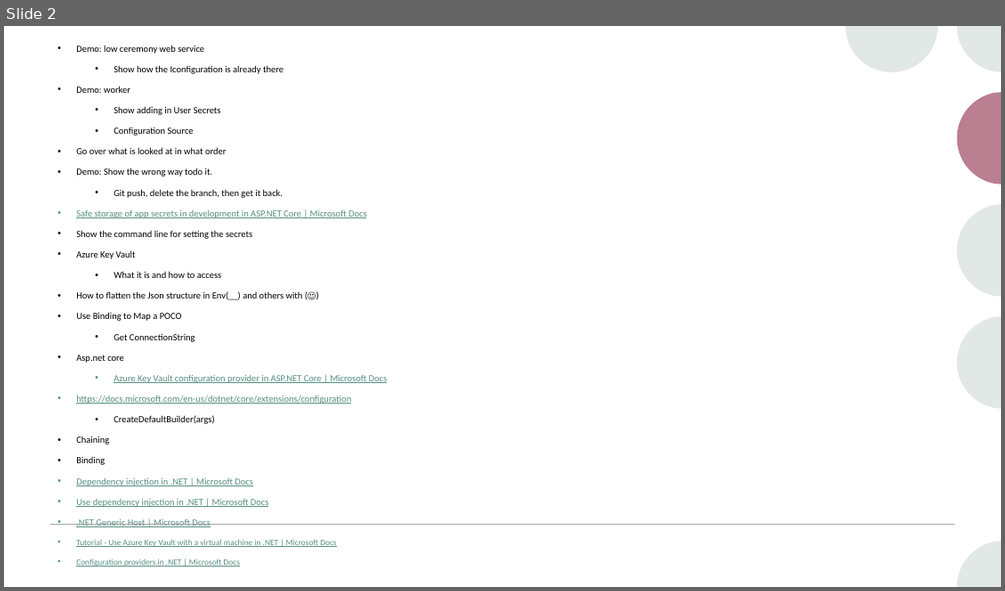
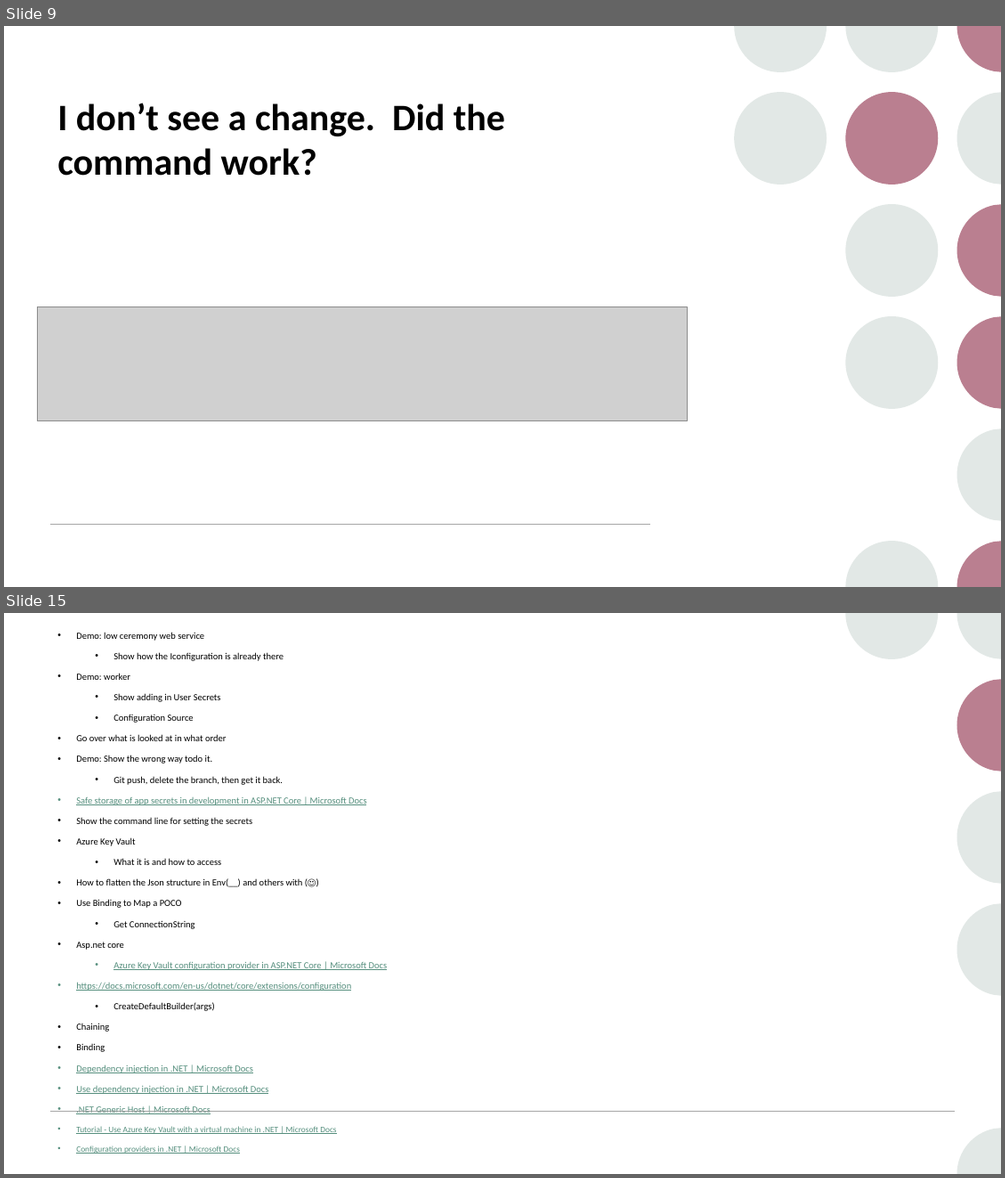
Before and after one commit to pulcher/stop-checking-in-secrets, a slide deck: stop-checking-in-secrets.pptx. Shown one above the other, each under a label of ours: slide 2 before the commit, slides 9 and 15 after it; the slides between them are not shown. The pictures are 1005x591 and 1005x1178 pixels, drawn with LibreOffice and Linux fonts; fonts in the diff are those of the drawing; grey boxes stand for pictures. Boxes give left, top, right and bottom in pixels: in the first picture for what was removed or moved away, otherwise in the second. Text is boxed around its words. In the diff, an @@ line names an element or a change of style, - is before the commit and + after.

```diff
--- a/stop-checking-in-secrets.pptx
+++ b/stop-checking-in-secrets.pptx
@@ slide 9 added at [4, 26, 1001, 587], background #FFFFFF; not listed: 8 template elements that a slide beside it also shows @@
@@ group added at [734, 26, 938, 409]: 4 ellipses, 1 freeform shape @@
@@ title added at [57, 103, 505, 176], 36 pt, text #000000, bold @@
+I don’t see a change. Did the command work?
@@ picture added at [38, 306, 688, 421] @@
@@ line added from (50, 524) to (650, 524), #A6A6A6 1 pt @@
@@ what was slide 2 is now slide 15 @@
```
Also in this commit, not shown: 1 slide changed, 12 other slides added, 1 other file.
